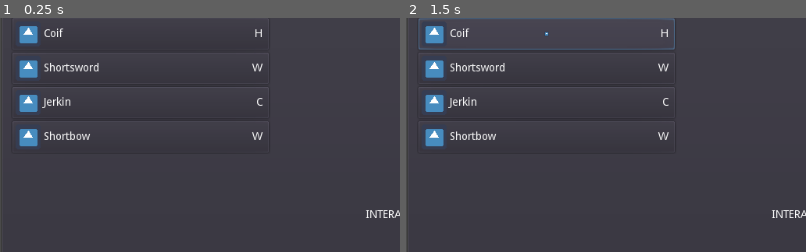
Above: before the commit, frames 1-2 (left to right).
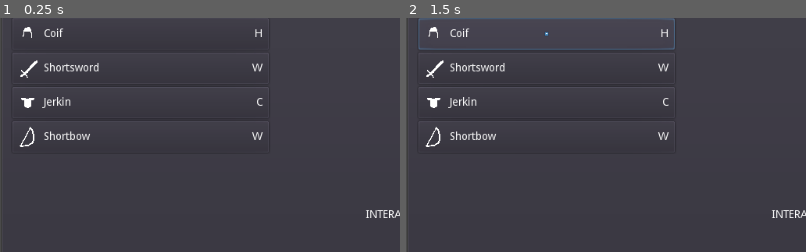
Above: after the commit, the same moments.

Repository: jarcangeli/WestMarches
Game: Godot game, scene res://Main.tscn
Same seed, same stepped clock (60 frames per second), same inputs: the game is played once before the commit and once after it. The engine's default icon, where the game draws it, is replaced by a stand-in: a white triangle on a blue panel in a dark square.
Inputs (mouse positions are % of the whole screen's width and height, from its top left):
- Up to frame 1 (0.25 s): no input
- Up to frame 2 (1.5 s): click (18, 14) at 0.52 s; click (18, 14) at 1.27 s
The pictures show only the part of the screen within x 0-50%, y 10-60%; the shares and areas given below are measured in that part.

The runs differ from the first frame. In frame 1, 1.4% of the frame differs, in the area x 4-10%, y 3-56%; in frame 2, 1.4%.

Commit message:
Placeholder icons

Diff:
--- a/items/Coif.tscn
+++ b/items/Coif.tscn
@@ -1,8 +1,10 @@
-[gd_scene load_steps=2 format=2]
+[gd_scene load_steps=3 format=2]
 
 [ext_resource path="res://Item.tscn" type="PackedScene" id=1]
+[ext_resource path="res://assets/icons/coif.png" type="Texture" id=2]
 
 [node name="Coif" instance=ExtResource( 1 )]
 item_name = "Coif"
 description = "A simple leather helmet."
+icon = ExtResource( 2 )
 primary_slot = 2
--- a/items/Jerkin.tscn
+++ b/items/Jerkin.tscn
@@ -1,8 +1,10 @@
-[gd_scene load_steps=2 format=2]
+[gd_scene load_steps=3 format=2]
 
 [ext_resource path="res://Item.tscn" type="PackedScene" id=1]
+[ext_resource path="res://assets/icons/chest.png" type="Texture" id=2]
 
 [node name="Jerkin" instance=ExtResource( 1 )]
 item_name = "Jerkin"
 description = "A basic leather chestpiece."
+icon = ExtResource( 2 )
 primary_slot = 3
--- a/items/Shortbow.tscn
+++ b/items/Shortbow.tscn
@@ -1,7 +1,9 @@
-[gd_scene load_steps=2 format=2]
+[gd_scene load_steps=3 format=2]
 
 [ext_resource path="res://Item.tscn" type="PackedScene" id=1]
+[ext_resource path="res://assets/icons/bow.png" type="Texture" id=2]
 
 [node name="Shortbow" instance=ExtResource( 1 )]
 item_name = "Shortbow"
 description = "A basic bow."
+icon = ExtResource( 2 )
--- a/items/Shortsword.tscn
+++ b/items/Shortsword.tscn
@@ -1,7 +1,9 @@
-[gd_scene load_steps=2 format=2]
+[gd_scene load_steps=3 format=2]
 
 [ext_resource path="res://Item.tscn" type="PackedScene" id=1]
+[ext_resource path="res://assets/icons/sword.png" type="Texture" id=2]
 
 [node name="Shortsword" instance=ExtResource( 1 )]
 item_name = "Shortsword"
 description = "A basic sword."
+icon = ExtResource( 2 )
Binary file added: assets/icons/bow.png
Not shown, added: assets/icons/bow.png.import
Binary file added: assets/icons/chest.png
Not shown, added: assets/icons/chest.png.import
Binary file added: assets/icons/coif.png
Not shown, added: assets/icons/coif.png.import
Binary file added: assets/icons/dagger.png
Not shown, added: assets/icons/dagger.png.import
Binary file added: assets/icons/sword.png
Not shown, added: assets/icons/sword.png.import
Not shown, changed: addons/simple-project-timer/time.sav
